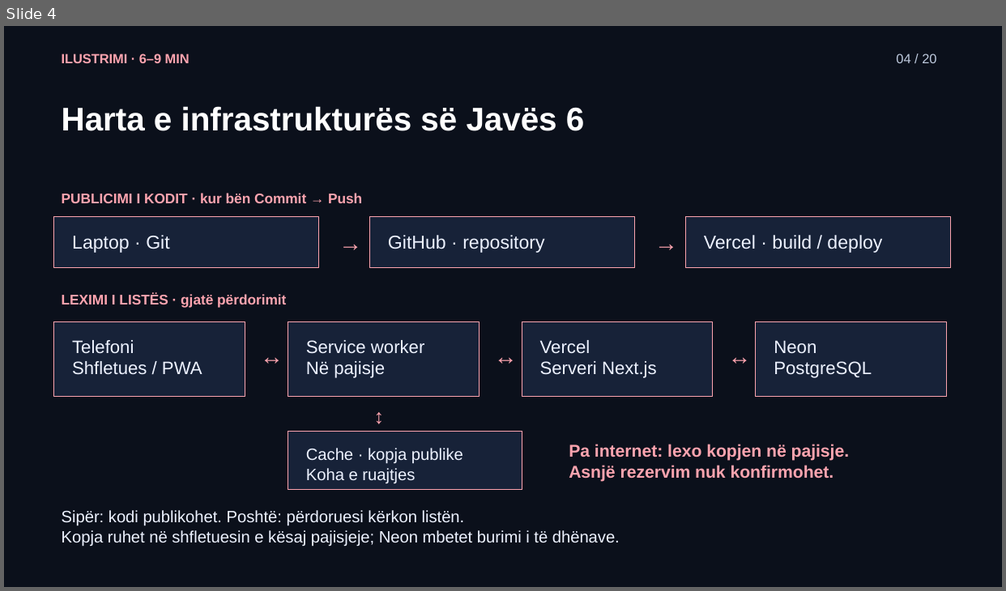
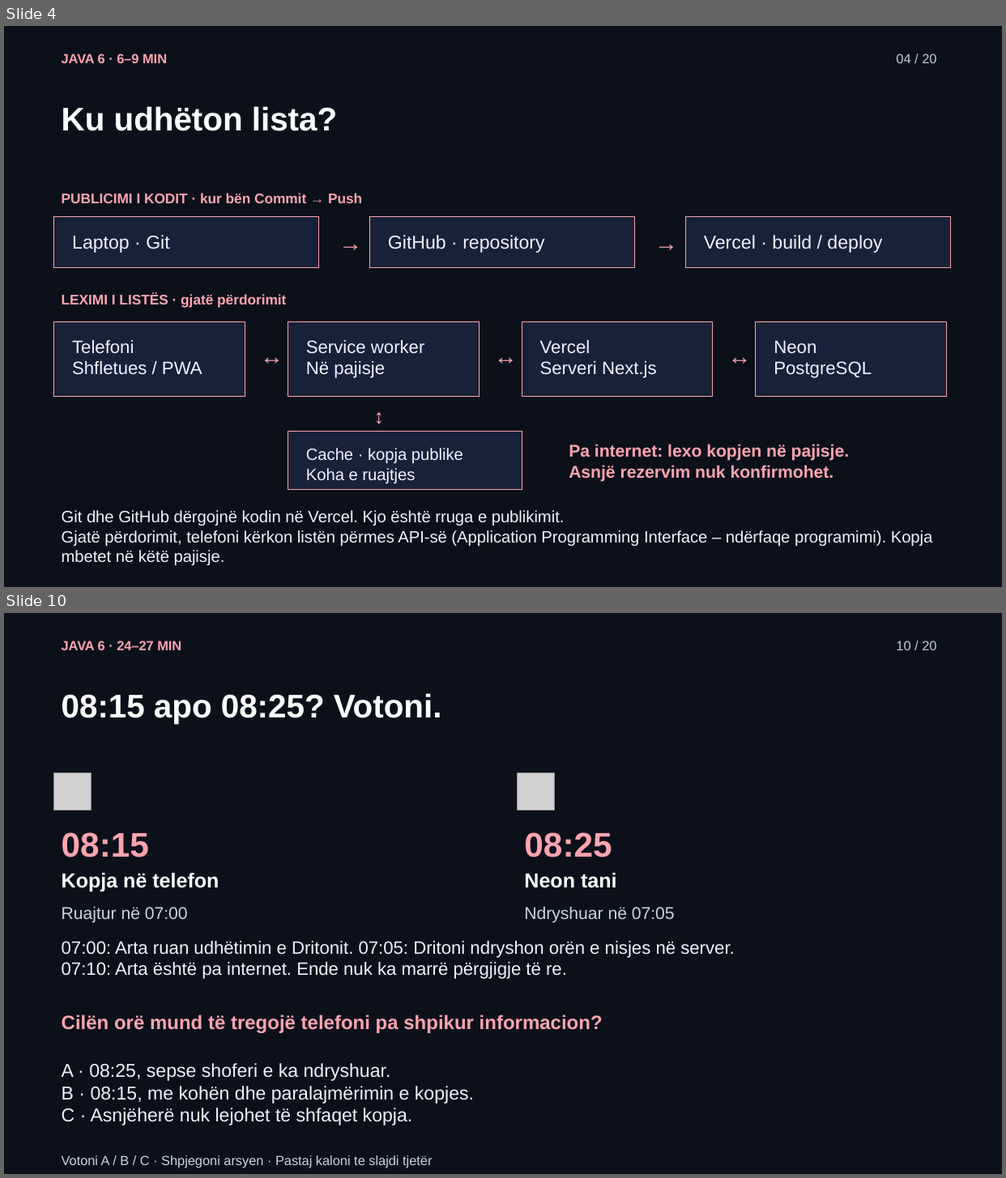
Before and after one commit to arbenl/arbenl.github.io, a slide deck: lendet/2026-2027/mobile/lectures/ligjerata-06-pwa-offline-rideshare-2026.pptx. Shown one above the other, each under a label of ours: slide 4 before the commit, slides 4 and 10 after it; the slides between them are not shown. The pictures are 1006x591 and 1006x1178 pixels, drawn with LibreOffice and Linux fonts; fonts in the diff are those of the drawing; grey boxes stand for pictures. Boxes give left, top, right and bottom in pixels: in the first picture for what was removed or moved away, otherwise in the second. Text is boxed around its words. In the diff, an @@ line names an element or a change of style, - is before the commit and + after.

```diff
--- a/lendet/2026-2027/mobile/lectures/ligjerata-06-pwa-offline-rideshare-2026.pptx
+++ b/lendet/2026-2027/mobile/lectures/ligjerata-06-pwa-offline-rideshare-2026.pptx
@@ slide 10 added at bbox=[4, 613, 1002, 1174], background #0B101B @@
@@ text added at bbox=[62, 641, 181, 650], 12.8 pt, text #FDA4AF, bold @@
+JAVA 6 · 24–27 MIN
@@ text added at bbox=[896, 641, 936, 650], 12.8 pt, text #BFCBDF @@
+10 / 20
@@ text added at bbox=[62, 693, 442, 724], 31.5 pt, text #FFFFFF, bold @@
+08:15 apo 08:25? Votoni.
@@ picture added at bbox=[54, 773, 91, 811] @@
@@ picture added at bbox=[517, 773, 554, 811] @@
@@ text added at bbox=[62, 833, 149, 858], 33 pt, text #FDA4AF, bold @@
+08:15
@@ text added at bbox=[524, 833, 612, 858], 33 pt, text #FDA4AF, bold @@
+08:25
@@ text added at bbox=[62, 873, 219, 892], 19.5 pt, text #FFFFFF, bold @@
+Kopja në telefon
@@ text added at bbox=[524, 873, 616, 888], 19.5 pt, text #FFFFFF, bold @@
+Neon tani
@@ text added at bbox=[62, 906, 188, 923], 16.5 pt, text #C8D3E6 @@
+Ruajtur në 07:00
@@ text added at bbox=[524, 906, 675, 923], 16.5 pt, text #C8D3E6 @@
+Ndryshuar në 07:05
@@ text added at bbox=[62, 941, 735, 979], 17.2 pt, text #EDF2FF @@
+07:00: Arta ruan udhëtimin e Dritonit. 07:05: Dritoni ndryshon orën e nisjes në server.
+07:10: Arta është pa internet. Ende nuk ka marrë përgjigje të re.
@@ text added at bbox=[62, 1015, 603, 1033], 18.8 pt, text #FDA4AF, bold @@
+Cilën orë mund të tregojë telefoni pa shpikur informacion?
@@ text added at bbox=[62, 1063, 474, 1126], 18 pt, text #EDF2FF @@
+A · 08:25, sepse shoferi e ka ndryshuar.
+B · 08:15, me kohën dhe paralajmërimin e kopjes.
+C · Asnjëherë nuk lejohet të shfaqet kopja.
@@ text added at bbox=[62, 1156, 432, 1168], 12.8 pt, text #C8D3E6 @@
+Votoni A / B / C · Shpjegoni arsyen · Pastaj kaloni te slajdi tjetër
@@ slide 4 changed as well @@
@@ text at bbox=[62, 54, 167, 63]: text changed @@
-ILUSTRIMI · 6–9 MIN
+JAVA 6 · 6–9 MIN
@@ text at bbox=[62, 106, 337, 131]: text changed @@
-Harta e infrastrukturës së Javës 6
+Ku udhëton lista?
@@ text at bbox=[62, 510, 933, 566]: text changed @@
-Sipër: kodi publikohet. Poshtë: përdoruesi kërkon listën.
-Kopja ruhet në shfletuesin e kësaj pajisjeje; Neon mbetet burimi i të dhënave.
+Git dhe GitHub dërgojnë kodin në Vercel. Kjo është rruga e publikimit.
+Gjatë përdorimit, telefoni kërkon listën përmes API-së (Application Programming Interface – ndërfaqe programimi). Kopja mbetet në këtë pajisje.
```
Also in this commit, not shown: 4 other slides changed, 14 other slides added, 15 slides removed, 42 other files.
